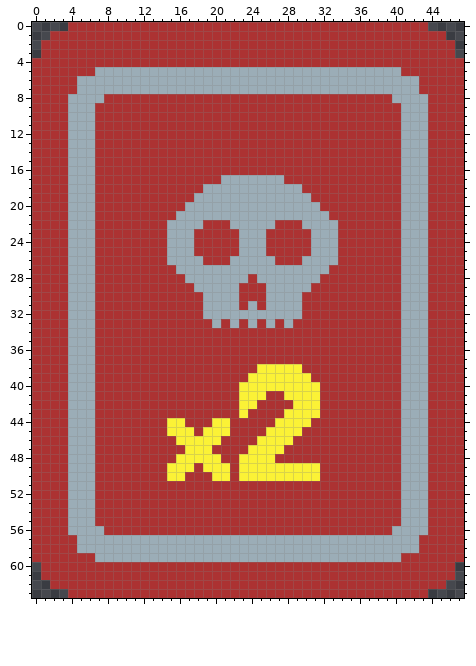
Two versions of one pixel-art file, Assets/Sprites/Card_Sprites.aseprite. Above: the version before the commit.
48x64 pixels, 1 frame.
Once edited:
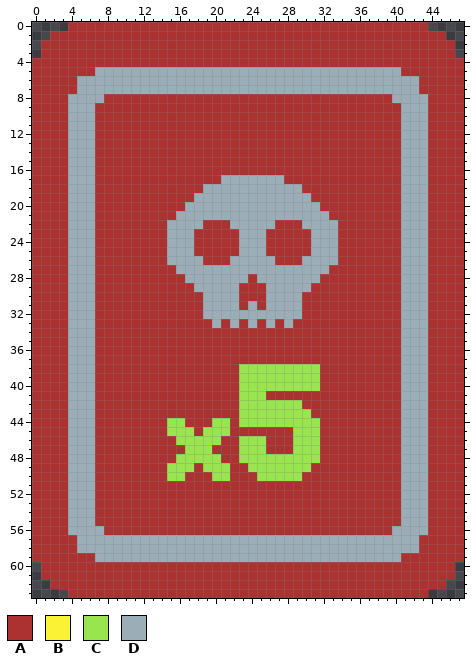
Palette (. is transparent): A #ac3232  B #fbf236  C #99e550  D #9badb7
Changes in this commit:
layer "Shoot" now shown
layer "Jump" now shown
layer "Bad x2" added
layer "Bad x3" added
layer "Bad x4" added
layer "Bad x5" added
Layer "Bad x5":
y 38: x 23..31 AABBBBBAA -> CCCCCCCCC
y 39: x 23..31 ABBBBBBBA -> CCCCCCCCC
y 40: x 23..31 BBBBBBBBB -> CCCCCCCCC
y 41: x 23..25 BBB -> CCC; x 28..31 BBBB -> AAAA
y 42: x 23..31 BBAAAABBB -> CCCCCCCAA
y 43: x 23..31 BAAAABBBB -> CCCCCCCCA
y 44: x 15..16 BB -> CC; x 20..21 BB -> CC; x 23..31 AAAABBBBA -> CCCCCCCCC
y 45: x 15..17 BBB -> CCC; x 19..21 BBB -> CCC; x 26..31 BBBBAA -> AAACCC
y 46: x 16..20 BBBBB -> CCCCC; x 23..31 AABBBBAAA -> CCCAAACCC
y 47: x 17..19 BBB -> CCC; x 23..27 ABBBB -> CCCAA; x 29..31 AAA -> CCC
y 48: x 16..20 BBBBB -> CCCCC; x 23..31 BBBBAAAAA -> CCCCCCCCC
y 49: x 15..17 BBB -> CCC; x 19..21 BBB -> CCC; x 23..31 BBBBBBBBB -> ACCCCCCCA
y 50: x 15..16 BB -> CC; x 20..21 BB -> CC; x 23..31 BBBBBBBBB -> AACCCCCAA
Changed places in both pictures, as pixel boxes (x1, y1, x2, y2):
changed: (167, 364, 320, 481)
